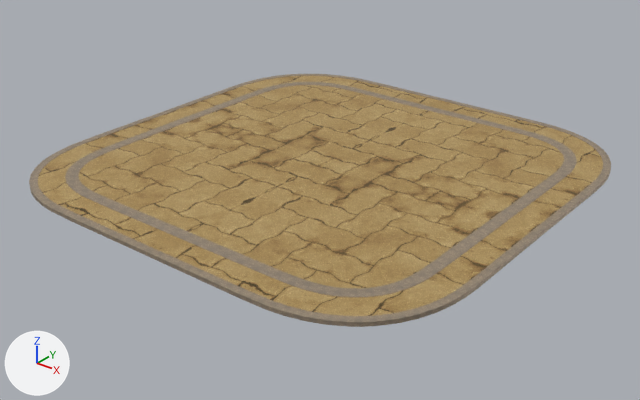
A saved change to the FBX model Assets/05_Models/Exterior/ParkFootPath.fbx.
Both versions are drawn from a 50 mm camera at (3.7, 10.4, 15.9) aimed at (-18.8, 38.6, -1.6). Every picture has the same lights, and +X, +Y and +Z are marked at lower left. Where no turn or scale is listed for an object, it has been applied to the vertices.

The older version as bpy lines, for what is in view:
```python
mat_footpathbrick = principled_material('FootpathBrick')
mat_footpathbrick.texture = img_footpathbrick_b_jpg
mat_footpathbrick.metallic = 0.5
mat_footpathbrick.roughness = 0.553
me_mesh_022 = bpy.data.meshes.new('Mesh.022')
me_mesh_022.from_pydata(...)  # 1321 vertices, 1164 faces; spans x -10.6..10.6, y -25.9..-4.6, z -0.2..0.0
# faces by material slot: [979, 185]
me_mesh_022.materials.append(mat_footpathstone)  # picture img_footpathstone_b_jpg
me_mesh_022.materials.append(mat_footpathbrick)  # picture img_footpathbrick_b_jpg
ob_parkfootpath = bpy.data.objects.new('ParkFootPath', me_mesh_022)
ob_parkfootpath.location = (-19.06, 54.54, 0.0)
```
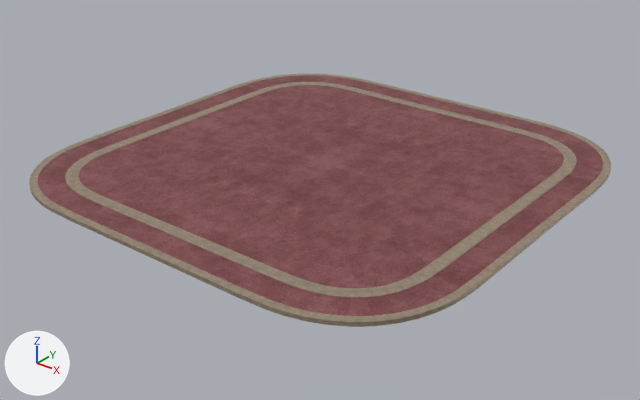
Where the newer file only moved an object's origin or applied its transform, the numbers keep the older frame.

Location of each change, (x1, y1, x2, y2) in pixels of the pictures (640 x 400 px):
'ParkFootPath', surface changed
    both: (35, 74, 606, 319)
part 1 of me_mesh_022, surface changed
    both: (38, 76, 603, 316)

The change in detail:
Picture 'BikeRoad_B.jpg' (img_bikeroad_b_jpg) is new.
Material 'FootpathBrick' (mat_footpathbrick) changes its picture from img_footpathbrick_b_jpg to img_bikeroad_b_jpg.
me_mesh_022 has 1321 vertices, 1164 faces and spans x -10.6..10.6, y -25.9..-4.6, z -0.2..0.0.
me_mesh_022 is used by ob_parkfootpath; location (-19.06, 54.54, 0.0).
me_mesh_022 part 1: texture (UV) coordinates of 129 of 1164 faces, centred in x -9.7..9.7, y -25.0..-5.5, z 0.0, changed; they spanned u 0.84..1.68, v 0.14..1.06 and now span u 0.63..1.88, v -0.1..1.29.
